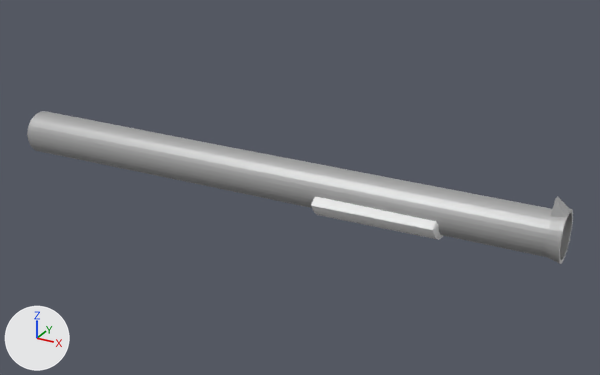
One commit to the Blender file assets/models/puska.blend: the scene before it, then after it.
One viewpoint serves both versions: a 50 mm camera at (1.277, -1.723, 0.855) aimed at (0.311, 0.032, -0.023). The lights are fixed; the arrows at lower left show +X, +Y and +Z. The older version comes first.
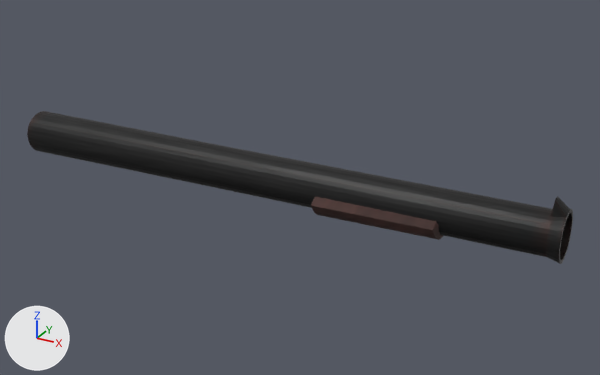
The change, as JSON lines over the scene's bpy script:
```json
{"op": "add", "block": "img_drvo_base_color", "code": ["img_drvo_base_color = load_image('Drvo Base Color', 'textures/Drvo Base Color.png', 128, 128, 'sRGB')"]}
{"op": "add", "block": "img_material_base_color", "code": ["img_material_base_color = load_image('Material Base Color', 'textures/Material Base Color.png', 128, 128, 'sRGB')"]}
{"block": "mat_material", "where": "n0 = _N.new('ShaderNodeBsdfPrincipled'); n0.name = 'Principled BSDF'"}
{"op": "remove", "block": "mat_material", "code": "n0.inputs[0].default_value = (0.47, 0.47, 0.47, 1.0)  # 'Base Color', grey #b6b6b6"}
{"op": "add", "block": "mat_material", "code": "n0.inputs[1].default_value = 0.754  # 'Metallic'"}
{"block": "mat_material", "where": "n2 = _N.new('ShaderNodeTexImage'); n2.name = 'Image Texture'"}
{"op": "set", "path": "n2.image", "old": "img_material_metallic", "new": "img_material_base_color"}
{"op": "remove", "block": "mat_material", "code": "_L.new(n2.outputs[0], n0.inputs[1])  # 'Color' to 'Metallic'"}
{"op": "add", "block": "mat_material", "code": "_L.new(n2.outputs[0], n0.inputs[0])  # 'Color' to 'Base Color'"}
{"op": "add", "block": "mat_drvo", "code": ["mat_drvo = principled_material('Drvo')", "mat_drvo.texture = img_drvo_base_color", "mat_drvo.roughness = 0.792"]}
{"block": "me_cylinder", "where": "me_cylinder.from_pydata(...)  # 320 vertices, 290 faces; spans x -1.42..1.0, y -1.0..1.0, z -0.57..1.0"}
{"block": "me_cylinder", "where": "# used by ob_cylinder; location = (0.0, 0.0, 0.0); rotation_euler = (0.0, 1.554, 0.0), in degrees (0, 89, 0); scale = (0.0619, 0.0619, 1.0)"}
{"block": "me_cylinder", "change": "me_cylinder part 1: texture (UV) coordinates of 290 of 290 faces, centred in x -1.2..0.96, y -0.96..0.96, z -0.57..1.0, changed; they spanned u 0.0..1.0, v 0.01..1.0 and now span u 0.0..1.0, v 0.0..0.85"}
{"block": "me_cylinder_002", "where": "me_cylinder_002.from_pydata(...)  # 60 vertices, 58 faces; spans x 0.086..0.744, y -0.078..0.078, z -0.069..0.0"}
{"op": "add", "block": "me_cylinder_002", "code": "me_cylinder_002.materials.append(mat_drvo)  # picture img_drvo_base_color"}
```

Boxes (x1, y1, x2, y2) around the edits, measured in the pictures (600 x 375 px):
```json
{"object": "Cylinder", "change": "surface changed", "before": [27, 111, 573, 264], "after": [27, 111, 573, 264], "on screen": "grey to black"}
{"object": "Cylinder.001", "change": "recoloured", "before": [311, 196, 443, 240], "after": [311, 196, 443, 240], "on screen": "white to brown"}
```
